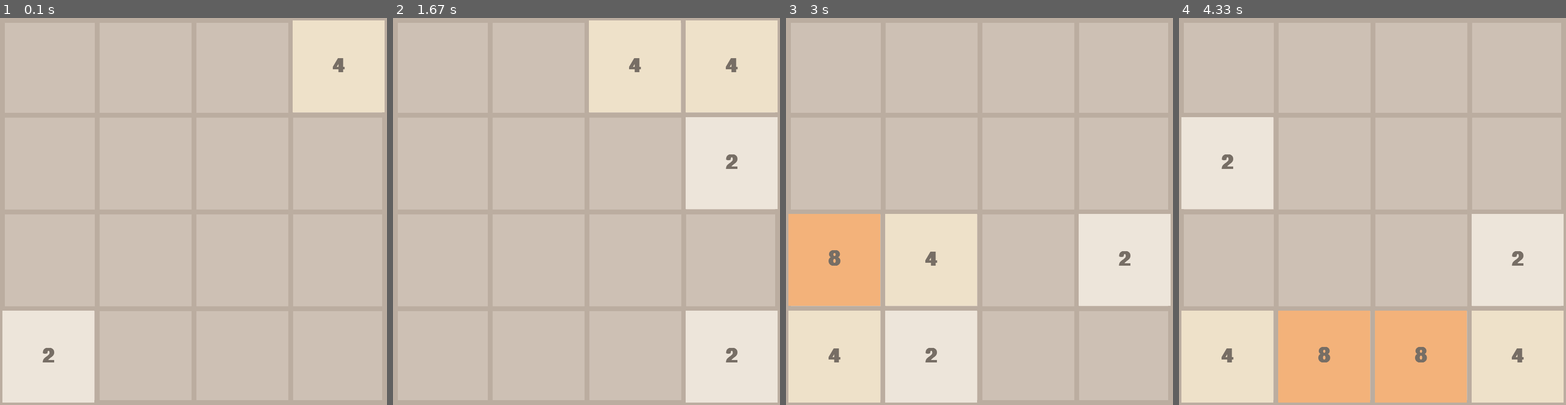
Above: before the commit, frames 1-4 (left to right).
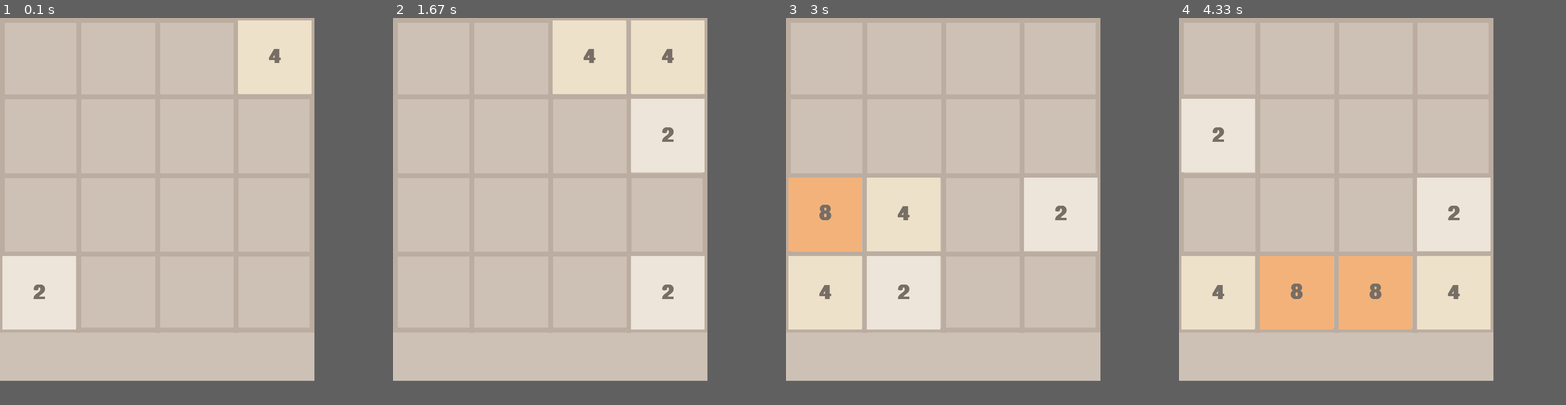
Above: after the commit, the same moments.

Repository: pranavpal1229/AI2048
Game: pygame game, started from pygame_draw.py
The game is run twice, just before and just after one commit, with the same random seed, the same clock (stepped at 60 frames per second) and the same inputs.
Inputs:
- Up to frame 1 (0.1 s): no input
- Up to frame 2 (1.67 s): hold Right 0.33-0.8 s; hold Up 0.83-1.13 s; hold Right 1.17-1.63 s
- Up to frame 3 (3 s): hold Left 1.67-2.2 s; hold Down 2.23-2.53 s; hold Left 2.57-2.97 s
- Up to frame 4 (4.33 s): hold Up 3-3.37 s; hold Right 3.4-4.03 s; hold Down from 4.07 s (still down)
In our replay, the window is 800x800 before the commit and 650x750 after it. These sizes can differ from the game's own. Grey fills any space a smaller window leaves; there, only what the larger window draws over its background counts as a difference.

The runs differ from the first frame. In frame 1, 15% of the frame differs, in the area x 0-100%, y 0-100%; in frame 2, 21%; in frame 3, 29%; in frame 4, 42%, in the area x 0-100%, y 20-100%.

Commit message:
added score

Diff:
--- a/game_logic.py
+++ b/game_logic.py
@@ -2,7 +2,7 @@
 import random
 
 grid_size = 4
-
+SCORE = 0
 class GameLogic:
     def __init__(self):
         self.grid = np.zeros((grid_size, grid_size), dtype=int)
@@ -41,21 +41,26 @@
         return final_row
 
     def combine_row_right(self, row):
+        global SCORE
         m = len(row)
         for i in range(m - 1, -1, -1):
             if row[i] != 0 and row[i - 1] == row[i]:
                 row[i] *= 2
+                SCORE += row[i]
                 row[i - 1] = 0
         return row
 
     def combine_row_left(self, row):
+        global SCORE
         m = len(row)
         for i in range(m - 1):
             if row[i] != 0 and row[i + 1] == row[i]:
                 row[i] *= 2
+                SCORE += row[i]
                 row[i + 1] = 0
         return row
-
+    def get_score(self):
+        return SCORE
     def make_move(self, move):
         old_board_state = self.grid.copy()
         if move == "l":
@@ -84,6 +89,7 @@
                 new_row = self.combine_row_right(new_row)
                 self.grid[row] = self.move_right(new_row)
             self.grid = self.grid.T
+        print(self.get_score())
         if not np.array_equal(self.grid, old_board_state) and self.open_pos(self.grid) != 0:
             self.new_number()
         elif self.open_pos(self.grid) == 0:
--- a/pygame_draw.py
+++ b/pygame_draw.py
@@ -1,11 +1,11 @@
 import pygame
 import math
-from game_logic import GameLogic
+from game_logic import GameLogic, SCORE
 
 pygame.init()
 
 FPS = 60
-WIDTH, HEIGHT = 800, 800
+WIDTH, HEIGHT = 650, 650
 ROWS, COLS = (4, 4)
 RECT_HEIGHT = HEIGHT / COLS
 RECT_WIDTH = HEIGHT / COLS
@@ -15,7 +15,7 @@
 BACKGROUND_COLOR = (205, 192, 180)
 FONT_COLOR = (119, 110, 101)
 
-WINDOW = pygame.display.set_mode((WIDTH, HEIGHT))
+WINDOW = pygame.display.set_mode((WIDTH, HEIGHT + 100))
 pygame.display.set_caption("2048")
 FONT = pygame.font.SysFont("comicsans", 60, bold=True)
 MOVE_VEL = 20
@@ -83,6 +83,7 @@
 
 
 
+
 def main(window):
     clock = pygame.time.Clock()
     run = True
@@ -102,9 +103,7 @@
                     board.make_move("u")
                 elif event.key == pygame.K_DOWN:
                     board.make_move("d")
-
         draw_board(window, board.grid)
-
     pygame.quit()
 
 if __name__ == "__main__":
